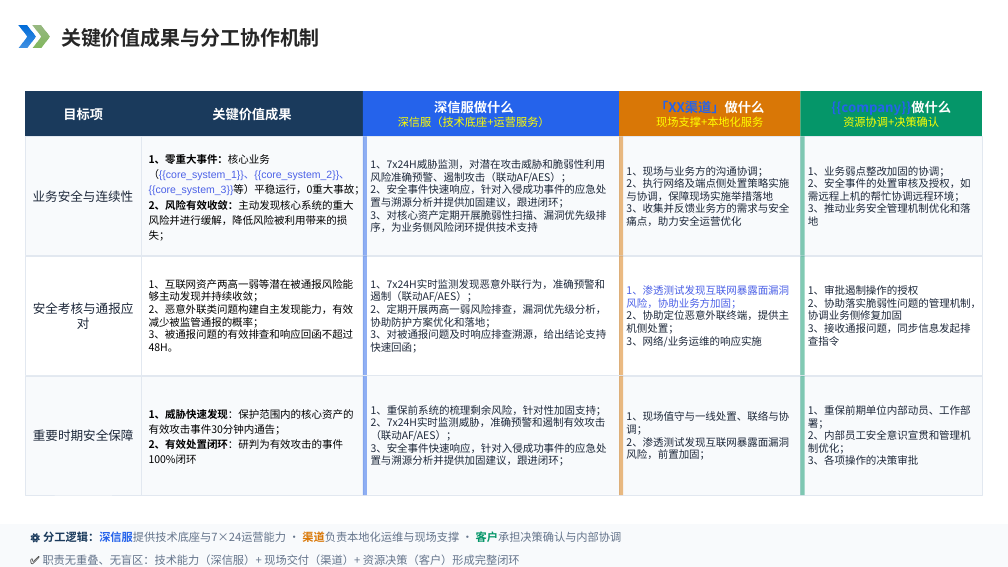
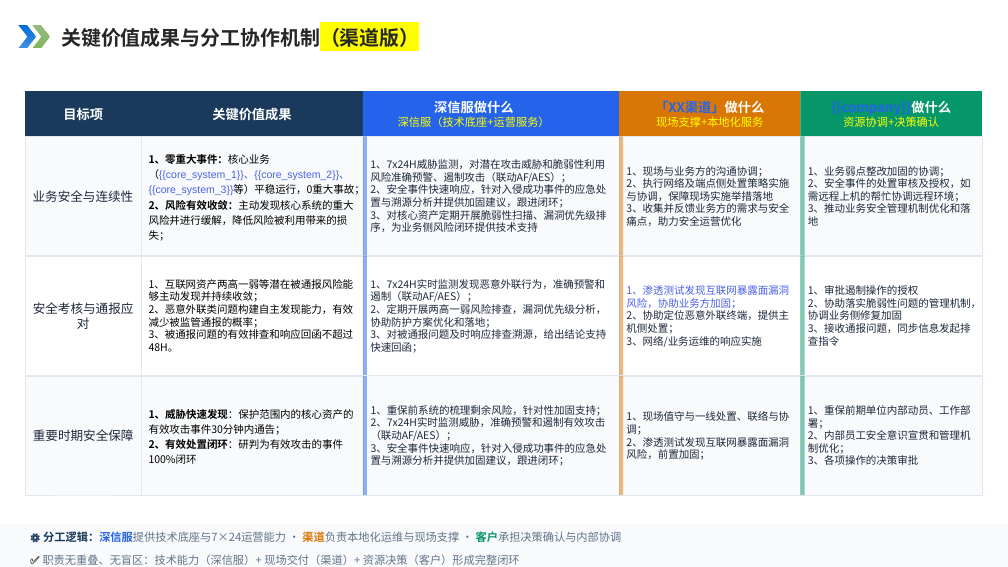
Before and after one commit to Xupai2022/report-generation, a slide deck: slide 5 of mss_ai_ppt_sample_assets/backend/data/templates/plus.pptx. Drawn at 1008x567 pixels with LibreOffice and Linux fonts; fonts in the diff are those of the drawing. Boxes give left, top, right and bottom in pixels: in the first picture for what was removed or moved away, otherwise in the second. Text is boxed around its words. In the diff, an @@ line names an element or a change of style, - is before the commit and + after.

```diff
--- a/mss_ai_ppt_sample_assets/backend/data/templates/plus.pptx
+++ b/mss_ai_ppt_sample_assets/backend/data/templates/plus.pptx
@@ text at (61, 24, 419, 51): text changed @@
-关键价值成果与分工协作机制
+关键价值成果与分工协作机制（渠道版）
```
Also in this commit, not shown: 1 slide added, 1 slide removed, 2 other files.
